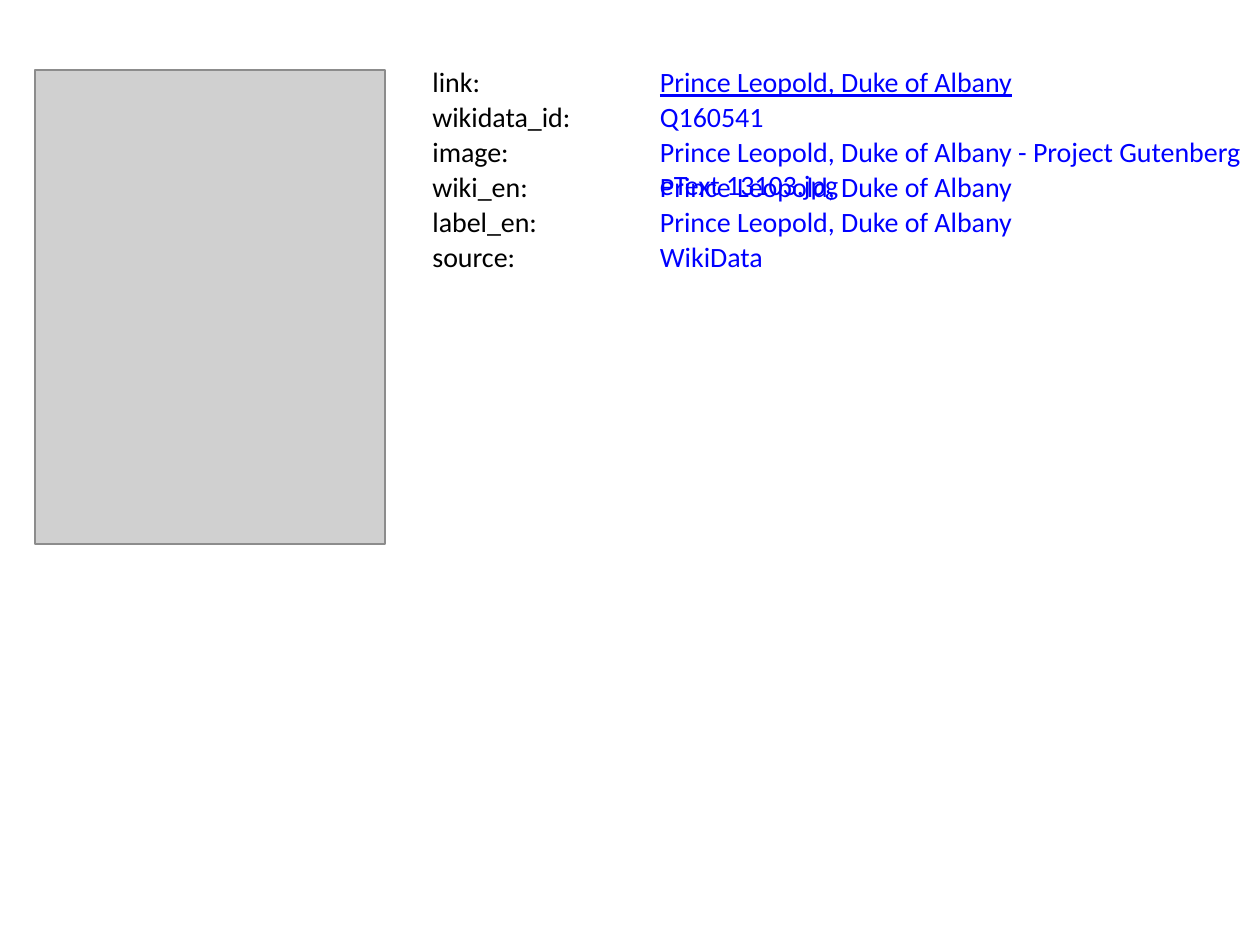
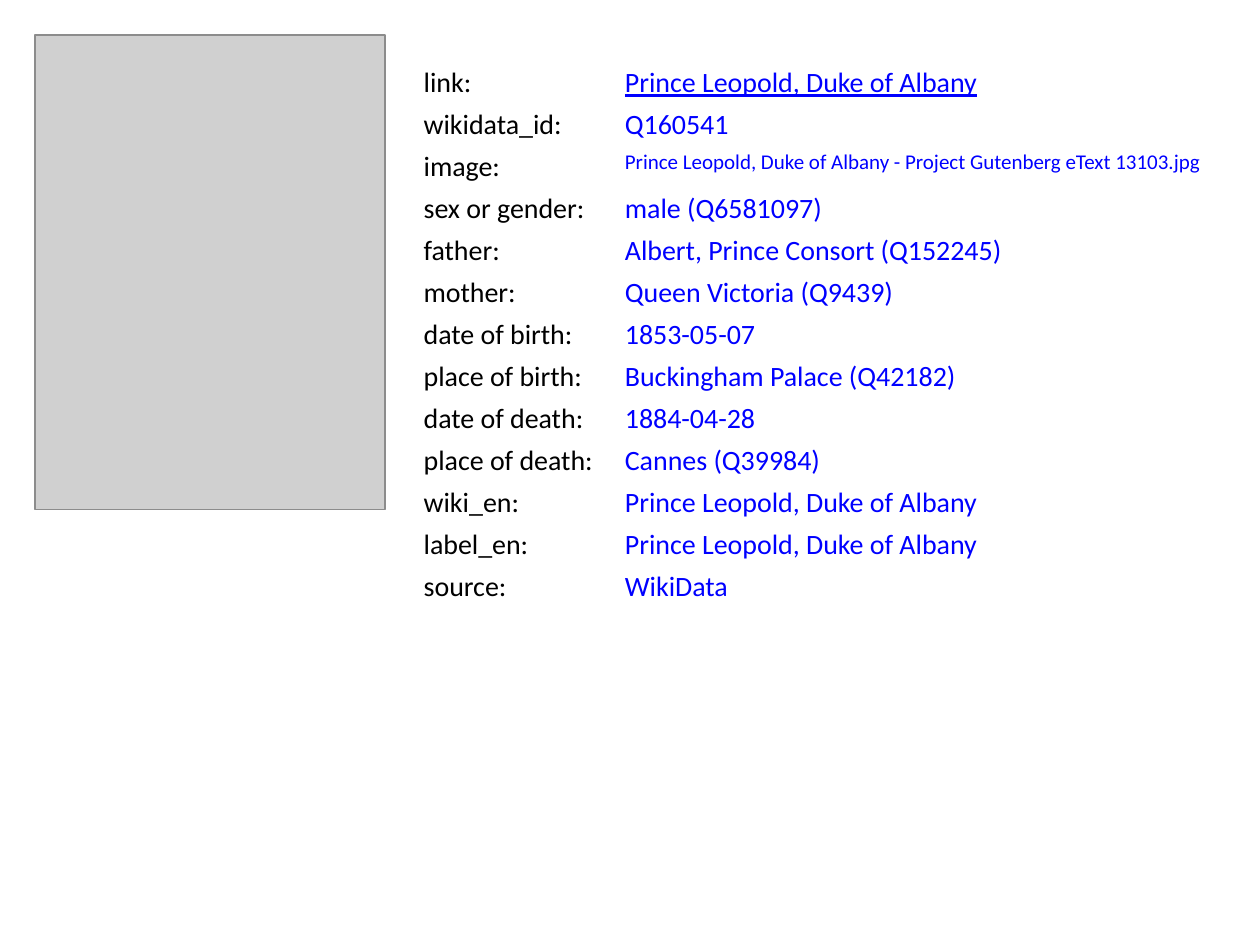
Before and after one commit to BITPlan/com.bitplan.simplegraph, a slide deck: slide 9 of QueenVictoria.pptx. Drawn at 1260x945 pixels with LibreOffice and Linux fonts; fonts in the diff are those of the drawing; grey boxes stand for pictures. Boxes give left, top, right and bottom in pixels: in the first picture for what was removed or moved away, otherwise in the second. Text is boxed around its words. In the diff, an @@ line names an element or a change of style, - is before the commit and + after.

```diff
--- a/QueenVictoria.pptx
+++ b/QueenVictoria.pptx
@@ picture: place and size @@
-picture at (35,71,386,544)
+picture at (35,35,386,509)
@@ text "link:": place and size @@
-text "link:" at (432,72,480,92)
+text "link:" at (424,72,472,93)
@@ text "Prince Leopold, Duke of Albany": place and size @@
-text "Prince Leopold, Duke of Albany" at (660,212,1011,237)
+text "Prince Leopold, Duke of Albany" at (625,72,976,97)
@@ text "wikidata_id:": place and size @@
-text "wikidata_id:" at (432,107,570,131)
+text "wikidata_id:" at (424,114,562,138)
@@ text "Q160541": place and size @@
-text "Q160541" at (660,108,764,131)
+text "Q160541" at (625,115,729,138)
@@ text "image:": place and size @@
-text "image:" at (432,142,508,167)
+text "image:" at (424,156,500,181)
@@ text "Prince Leopold, Duke of Albany ...": place and size @@
-text "Prince Leopold, Duke of Albany ..." at (660,72,1240,202)
+text "Prince Leopold, Duke of Albany ..." at (625,154,1199,173)
@@ text "Prince Leopold, Duke of Albany ..." at (625,154,1199,173): size 16 to 12 pt @@
@@ text added at (424,198,584,223), 16 pt, text #000000 @@
+sex or gender:
@@ text added at (625,197,822,222), 16 pt, text #0000FF @@
+male (Q6581097)
@@ text at (625,239,1002,264): text changed @@
-Prince Leopold, Duke of Albany
+Albert, Prince Consort (Q152245)
@@ text added at (424,240,500,261), 16 pt, text #000000 @@
+father:
@@ text added at (424,282,516,303), 16 pt, text #000000 @@
+mother:
@@ text added at (625,281,893,306), 16 pt, text #0000FF @@
+Queen Victoria (Q9439)
@@ text added at (424,324,572,345), 16 pt, text #000000 @@
+date of birth:
@@ text added at (625,325,755,345), 16 pt, text #0000FF @@
+1853-05-07
@@ text added at (424,366,583,429), 16 pt, text #000000 @@
+place of death:
@@ text added at (625,365,955,391), 16 pt, text #0000FF @@
+Buckingham Palace (Q42182)
@@ text added at (424,408,593,471), 16 pt, text #000000 @@
+date of death:
@@ text added at (625,409,755,429), 16 pt, text #0000FF @@
+1884-04-28
@@ text added at (625,449,820,474), 16 pt, text #0000FF @@
+Cannes (Q39984)
@@ text "wiki_en:" rewrapped from (432,177,537,236) to (424,492,519,516) @@
@@ text added at (424,450,513,475), 16 pt, text #000000 @@
+place of birth:
@@ text "Prince Leopold, Duke of Albany": place and size @@
-text "Prince Leopold, Duke of Albany" at (660,142,1011,167)
+text "Prince Leopold, Duke of Albany" at (625,534,976,559)
@@ text "label_en:" rewrapped from (432,177,527,201) to (424,534,529,558) @@
@@ text added at (625,492,976,517), 16 pt, text #0000FF @@
+Prince Leopold, Duke of Albany
@@ text "source:": place and size @@
-text "source:" at (432,253,515,268)
+text "source:" at (424,582,507,597)
@@ text "WikiData": place and size @@
-text "WikiData" at (660,247,763,268)
+text "WikiData" at (625,576,728,597)
```
Also in this commit, not shown: 9 other slides changed, 11 other files.
